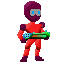
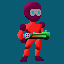
Comparing the layer stacks of the two 64px x 64px images. Changes:
pixels changed over (0, 0, 64, 64) (layer not identified)
